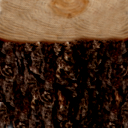
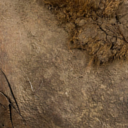
Layered file, before and after one edit (128 × 128). Changes by layer:
added layer "Layer" above "Stake.png" over [0, 0, 128, 128]
hid "Stake.png" over [0, 0, 128, 128]
